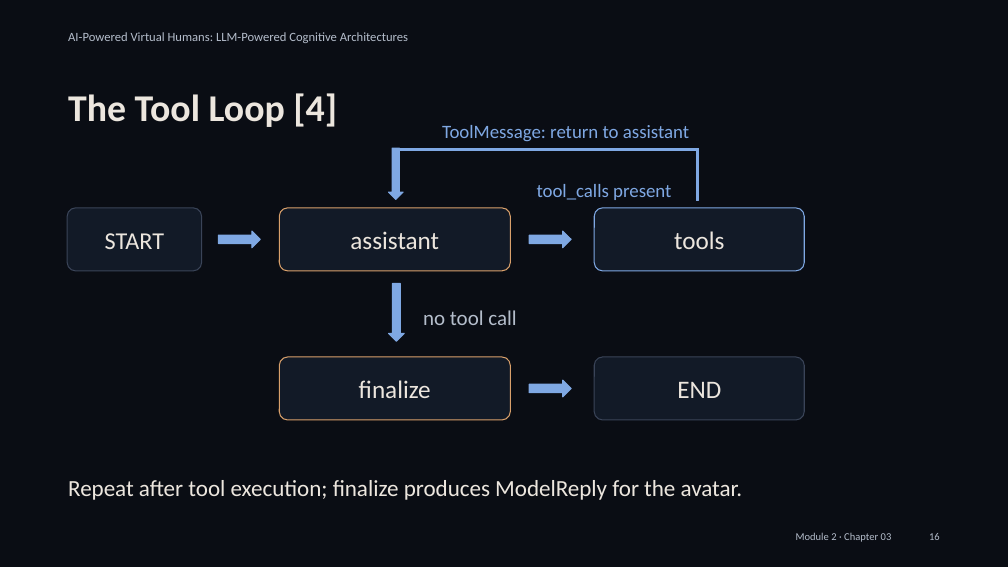
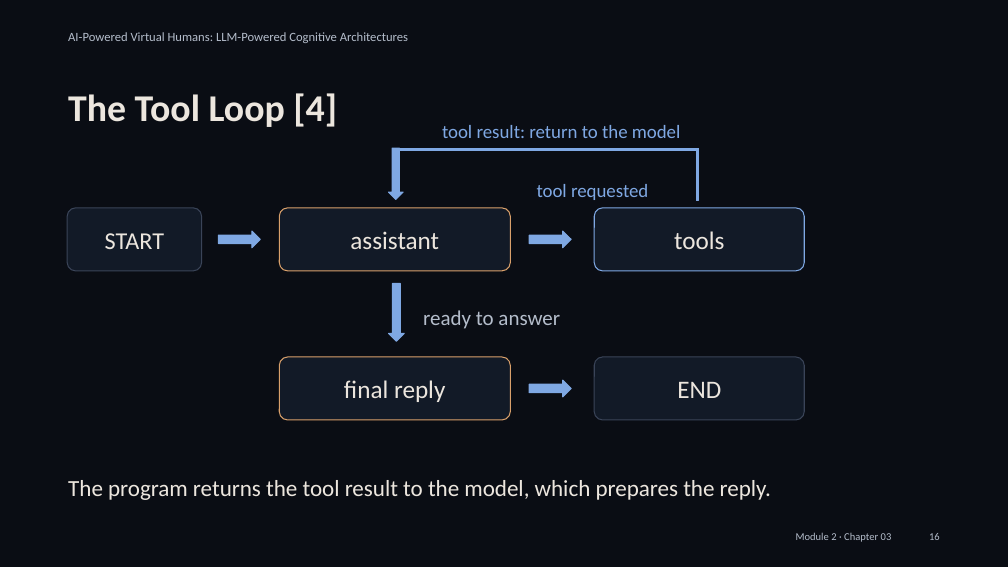
Before and after one commit to alessandropec/virtual-humans-cognitive-architectures, a slide deck: slide 16 of virtual_human_course/Module_2/Chapter_03/Slides/Module_2_Chapter_03_Integration_with_the_Virtual_Human.pptx. Drawn at 1008x567 pixels with LibreOffice and Linux fonts; fonts in the diff are those of the drawing. Boxes give left, top, right and bottom in pixels: in the first picture for what was removed or moved away, otherwise in the second. Text is boxed around its words. In the diff, an @@ line names an element or a change of style, - is before the commit and + after.

Commit message:
Simplify tool lesson and split coding-agent exercises into game, weather and whiteboard

```diff
--- a/virtual_human_course/Module_2/Chapter_03/Slides/Module_2_Chapter_03_Integration_with_the_Virtual_Human.pptx
+++ b/virtual_human_course/Module_2/Chapter_03/Slides/Module_2_Chapter_03_Integration_with_the_Virtual_Human.pptx
@@ text at [442,125,681,138]: text changed @@
-ToolMessage: return to assistant
+tool result: return to the model
@@ text at [537,184,648,200]: text changed @@
-tool_calls present
+tool requested
@@ text at [423,310,560,329]: text changed @@
-no tool call
+ready to answer
@@ text at [344,380,445,402]: text changed @@
-finalize
+final reply
@@ text at [68,480,771,500]: text changed @@
-Repeat after tool execution; finalize produces ModelReply for the avatar.
+The program returns the tool result to the model, which prepares the reply.
```
Also in this commit, not shown: 6 other slides changed, 9 slides added, 8 slides removed, 3 other files.
